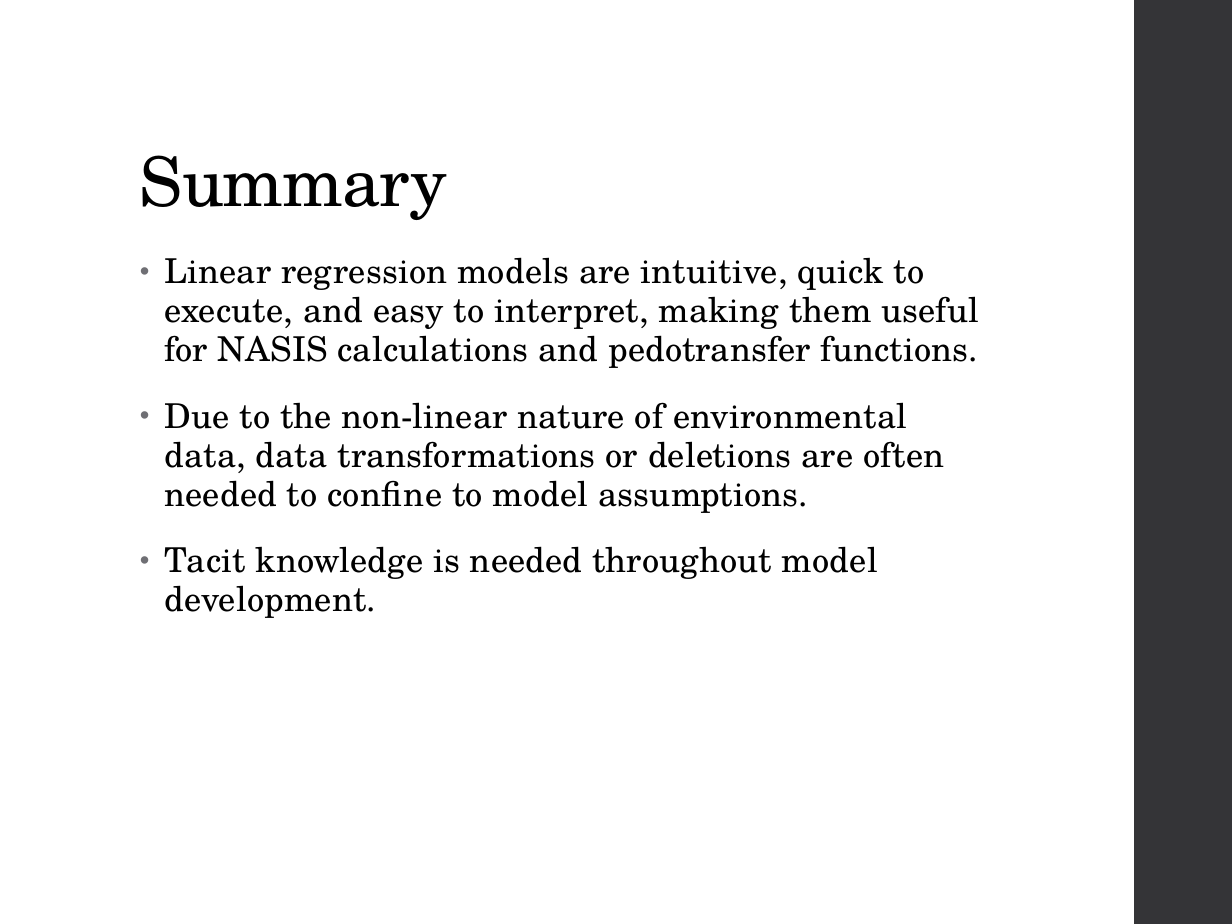
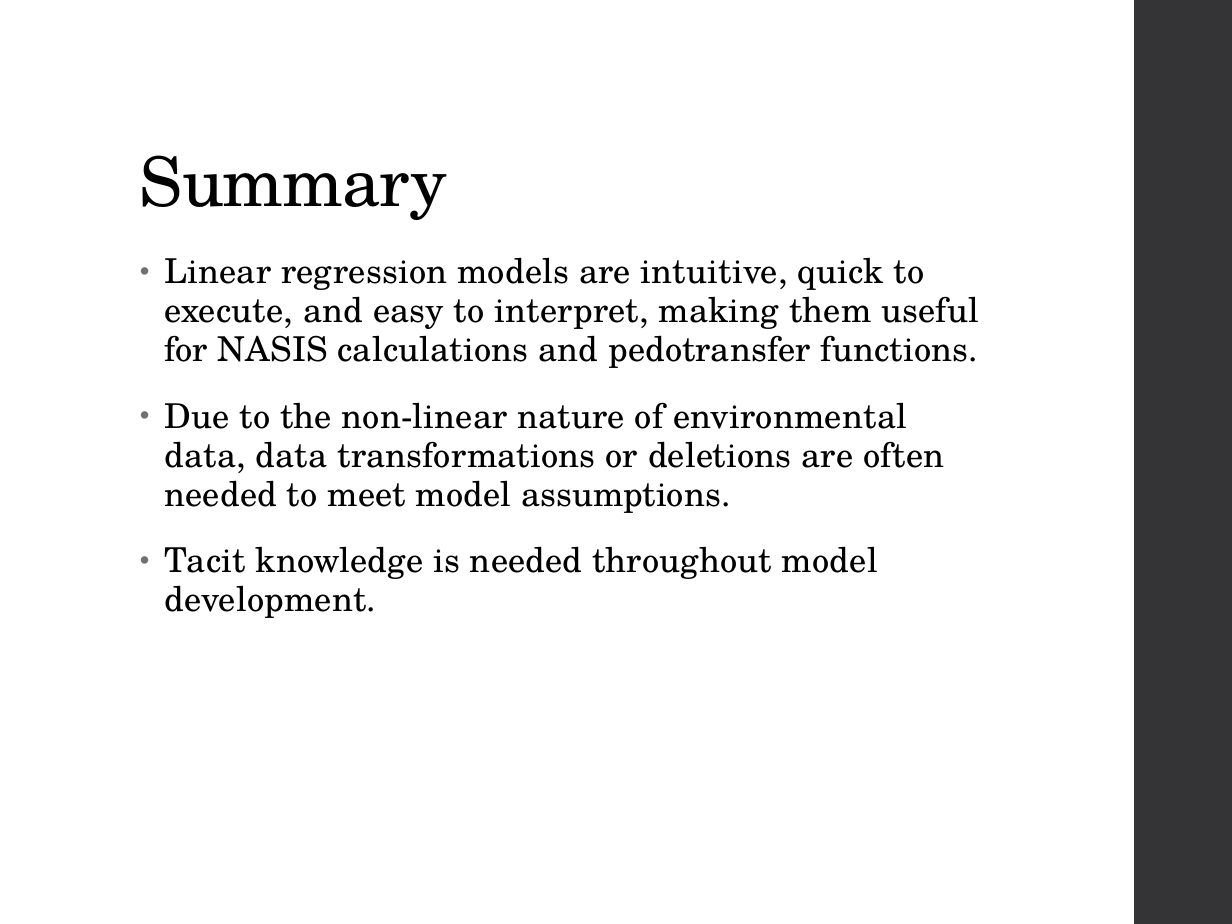
Before and after one commit to ncss-tech/stats_for_soil_survey, a slide deck: slide 20 of presentations/linear_regression/Linear_regression.pptx (slide 19 before the commit). Drawn at 1232x924 pixels with LibreOffice and Linux fonts; fonts in the diff are those of the drawing. Boxes give left, top, right and bottom in pixels: in the first picture for what was removed or moved away, otherwise in the second. Text is boxed around its words. In the diff, an @@ line names an element or a change of style, - is before the commit and + after.

```diff
--- a/presentations/linear_regression/Linear_regression.pptx
+++ b/presentations/linear_regression/Linear_regression.pptx
@@ text at box(164, 402, 944, 513): text changed @@
-• Due to the non-linear nature of environmental data, data transformations or deletions are often needed to confine to model assumptions.
+• Due to the non-linear nature of environmental data, data transformations or deletions are often needed to meet model assumptions.
```
Also in this commit, not shown: 3 other slides changed, 2 slides added.
